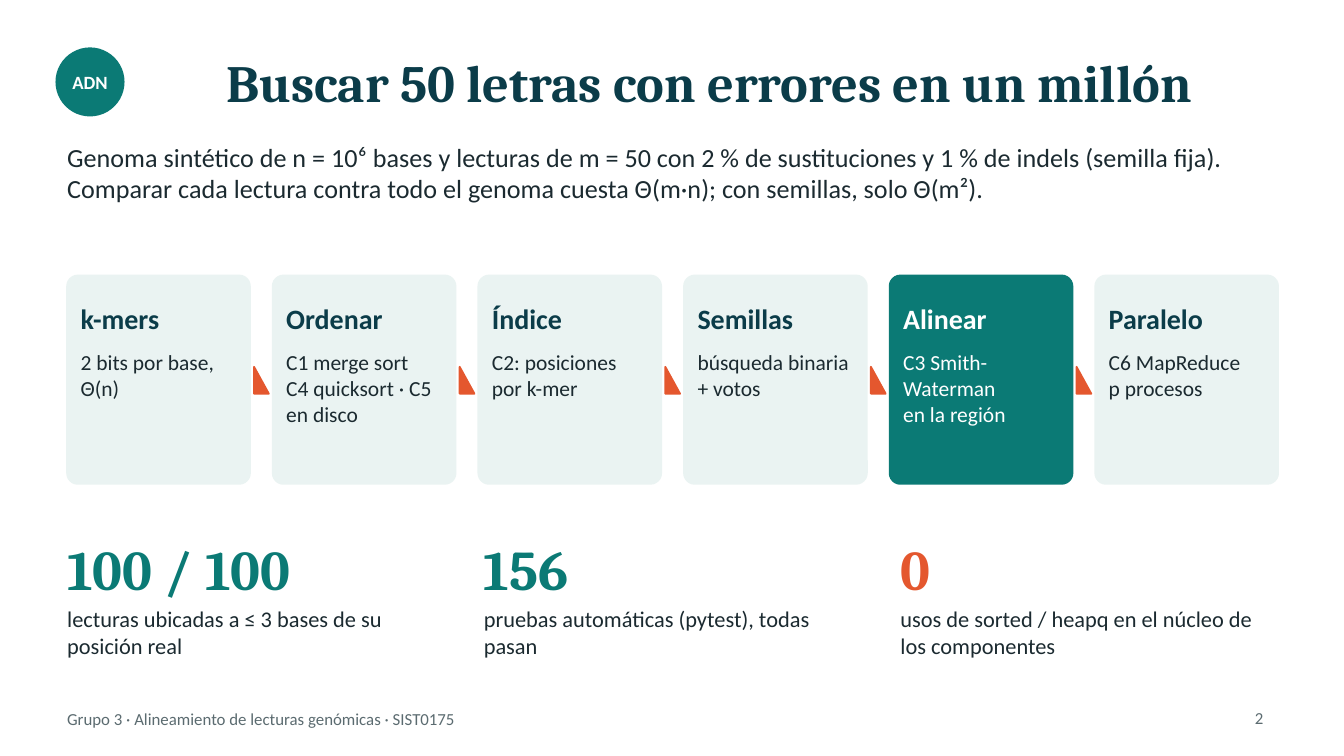
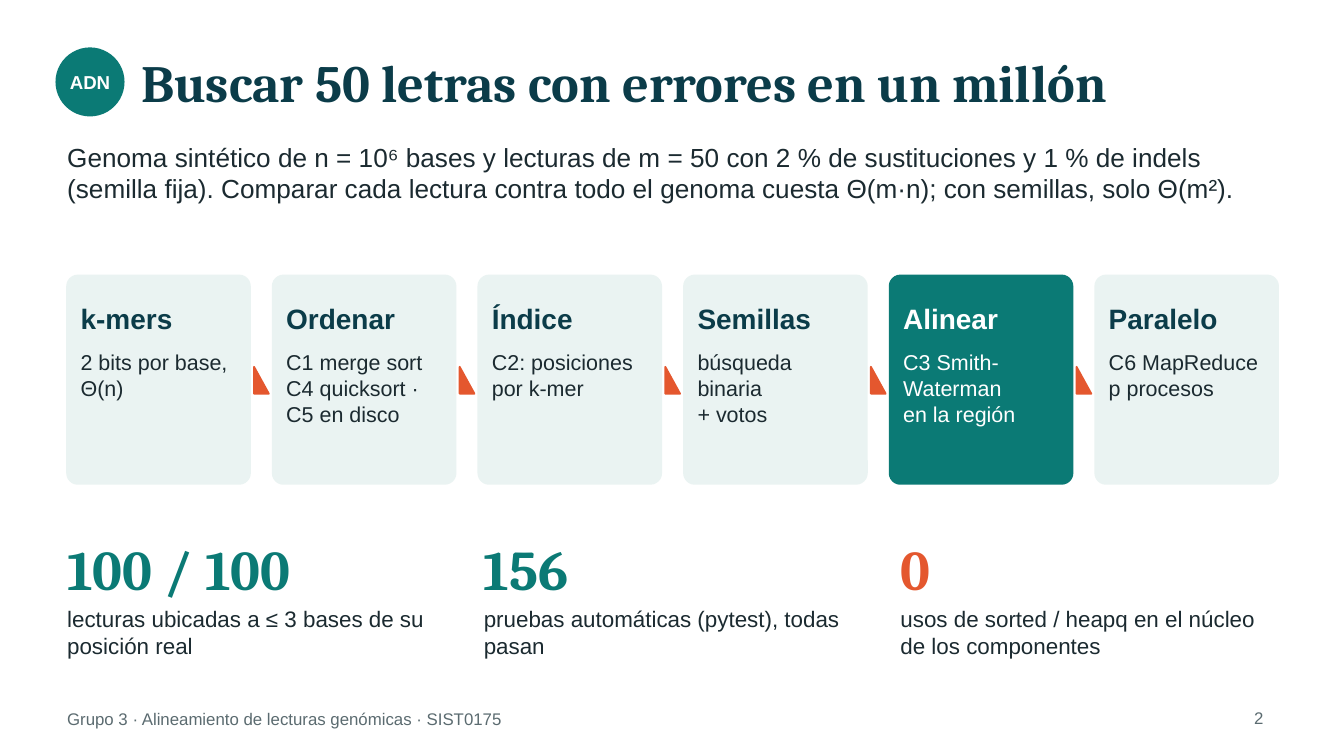
Before and after one commit to KuilmerHC/genoma-alineamiento, a slide deck: slide 2 of docs/diapositivas/sustentacion_grupo3.pptx. Drawn at 1344x756 pixels with LibreOffice and Linux fonts; fonts in the diff are those of the drawing. Boxes give left, top, right and bottom in pixels: in the first picture for what was removed or moved away, otherwise in the second. Text is boxed around its words. In the diff, an @@ line names an element or a change of style, - is before the commit and + after.

```diff
--- a/docs/diapositivas/sustentacion_grupo3.pptx
+++ b/docs/diapositivas/sustentacion_grupo3.pptx
@@ title "Buscar 50 letras con errores ..." at (x1=141, y1=65, x2=1106, y2=103): alignment centre to left @@
@@ font Calibri to Arial in 19 elements at (x1=70, y1=76, x2=110, y2=89), (x1=67, y1=147, x2=1234, y2=204), (x1=81, y1=308, x2=173, y2=330), (x1=81, y1=354, x2=228, y2=401), (x1=286, y1=308, x2=395, y2=330), (x1=286, y1=355, x2=423, y2=422), (x1=492, y1=307, x2=573, y2=330), (x1=492, y1=354, x2=633, y2=401), (x1=698, y1=308, x2=811, y2=330), (x1=698, y1=354, x2=792, y2=422), (x1=903, y1=308, x2=998, y2=330), (x1=903, y1=354, x2=1016, y2=427), (x1=1109, y1=308, x2=1218, y2=330), (x1=1109, y1=354, x2=1258, y2=401), (x1=67, y1=610, x2=424, y2=659), (x1=484, y1=610, x2=839, y2=659), (x1=900, y1=610, x2=1255, y2=659), (x1=1254, y1=712, x2=1263, y2=724), (x1=67, y1=712, x2=502, y2=729) @@
```
Also in this commit, not shown: 10 other slides changed, 3 other files.
